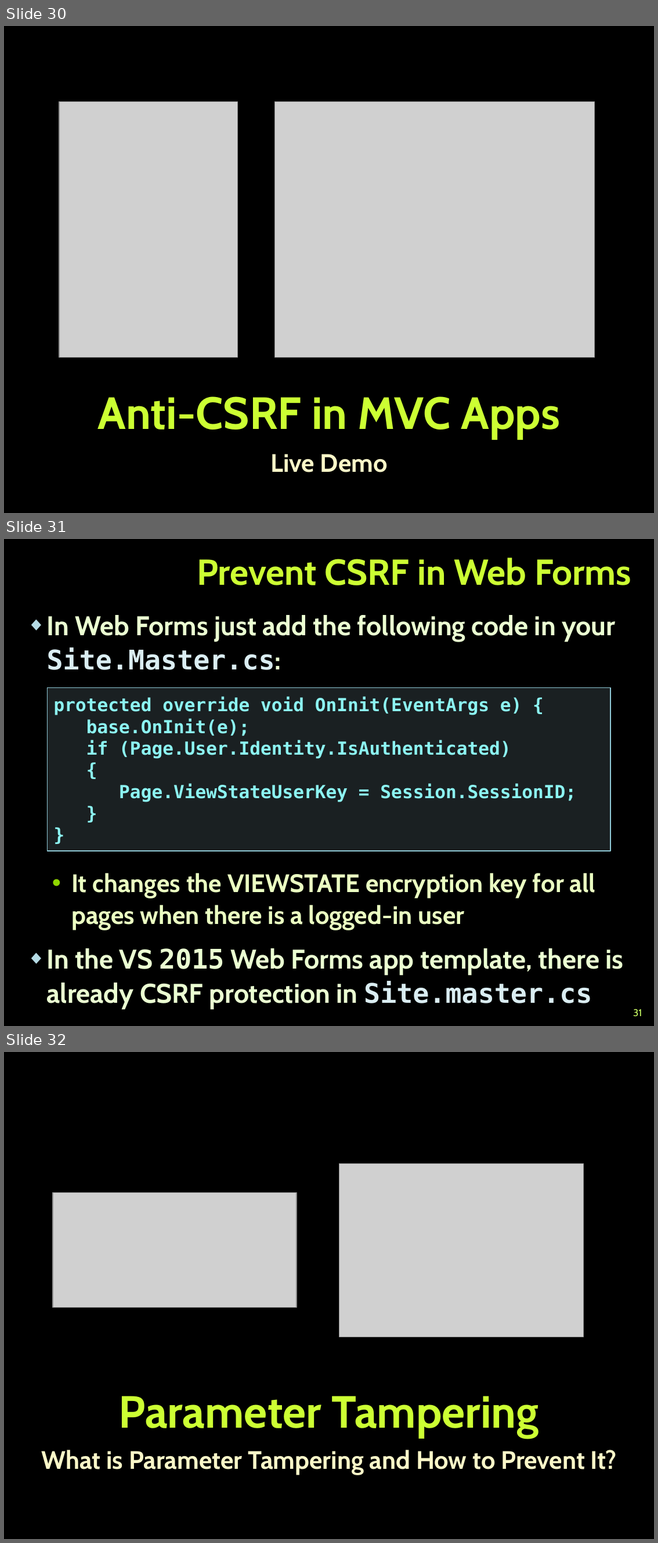
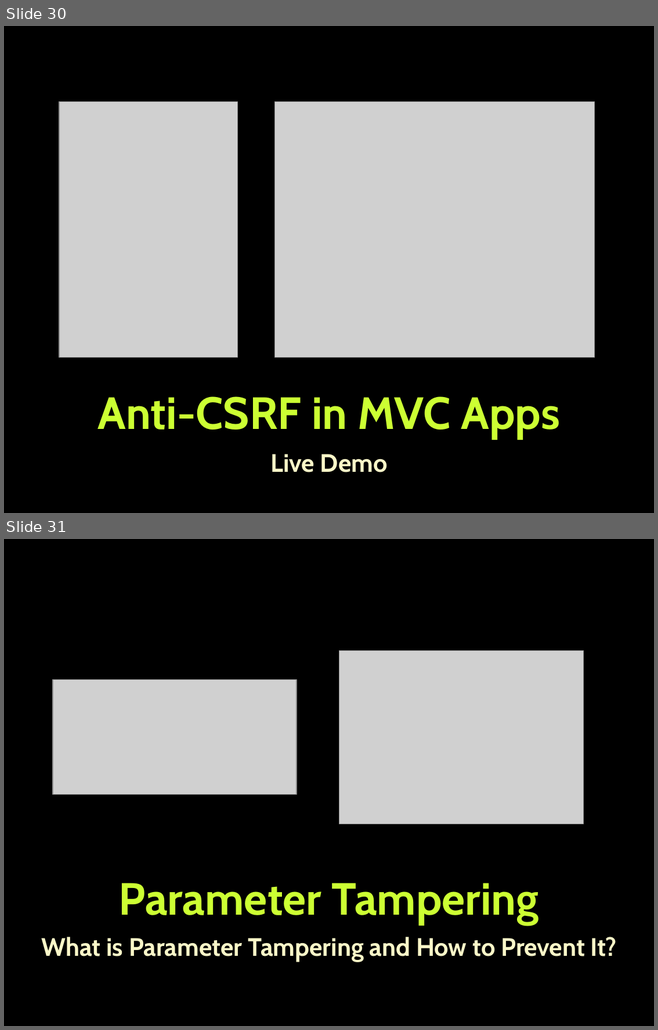
Before and after one commit to TelerikAcademy/ASP.NET-MVC, a slide deck: resources/05. ASP.NET-Web-Security/ASP.NET Web Security.pptx. Shown one above the other, each under a label of ours: slides 30, 31 and 32 before the commit, slides 30 and 31 after it. The pictures are 658x1543 and 658x1030 pixels, drawn with LibreOffice and Linux fonts; fonts in the diff are those of the drawing; grey boxes stand for pictures; background and template pictures are left out. Boxes give left, top, right and bottom in pixels: in the first picture for what was removed or moved away, otherwise in the second. Text is boxed around its words. In the diff, an @@ line names an element or a change of style, - is before the commit and + after.

```diff
--- a/resources/05. ASP.NET-Web-Security/ASP.NET Web Security.pptx
+++ b/resources/05. ASP.NET-Web-Security/ASP.NET Web Security.pptx
@@ slide 31 removed at bbox=[4, 539, 654, 1026], background picture (left out) @@
@@ title removed at bbox=[197, 558, 631, 585] @@
-Prevent CSRF in Web Forms
@@ text removed at bbox=[47, 615, 623, 1009] @@
-◆ In Web Forms just add the following code in your Site.Master.cs:
-  • It changes the VIEWSTATE encryption key for all pages when there is a logged-in user
-◆ In the VS 2015 Web Forms app template, there is already CSRF protection in Site.master.cs
@@ rectangle removed at bbox=[48, 687, 611, 852] @@
-protected override void OnInit(EventArgs e) {
-base.OnInit(e);
-if (Page.User.Identity.IsAuthenticated)
-{
-Page.ViewStateUserKey = Session.SessionID;
-}
-}
@@ page number removed at bbox=[633, 1009, 641, 1017] @@
-31
@@ what was slide 32 is now slide 31 @@
```
Also in this commit, not shown: 1 slide changed, 1 other file.
